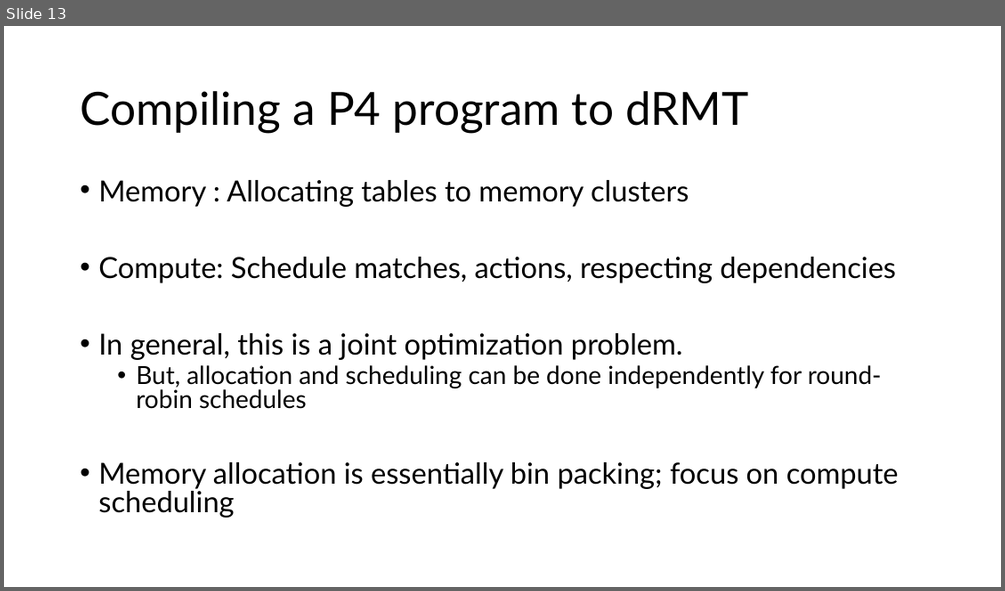
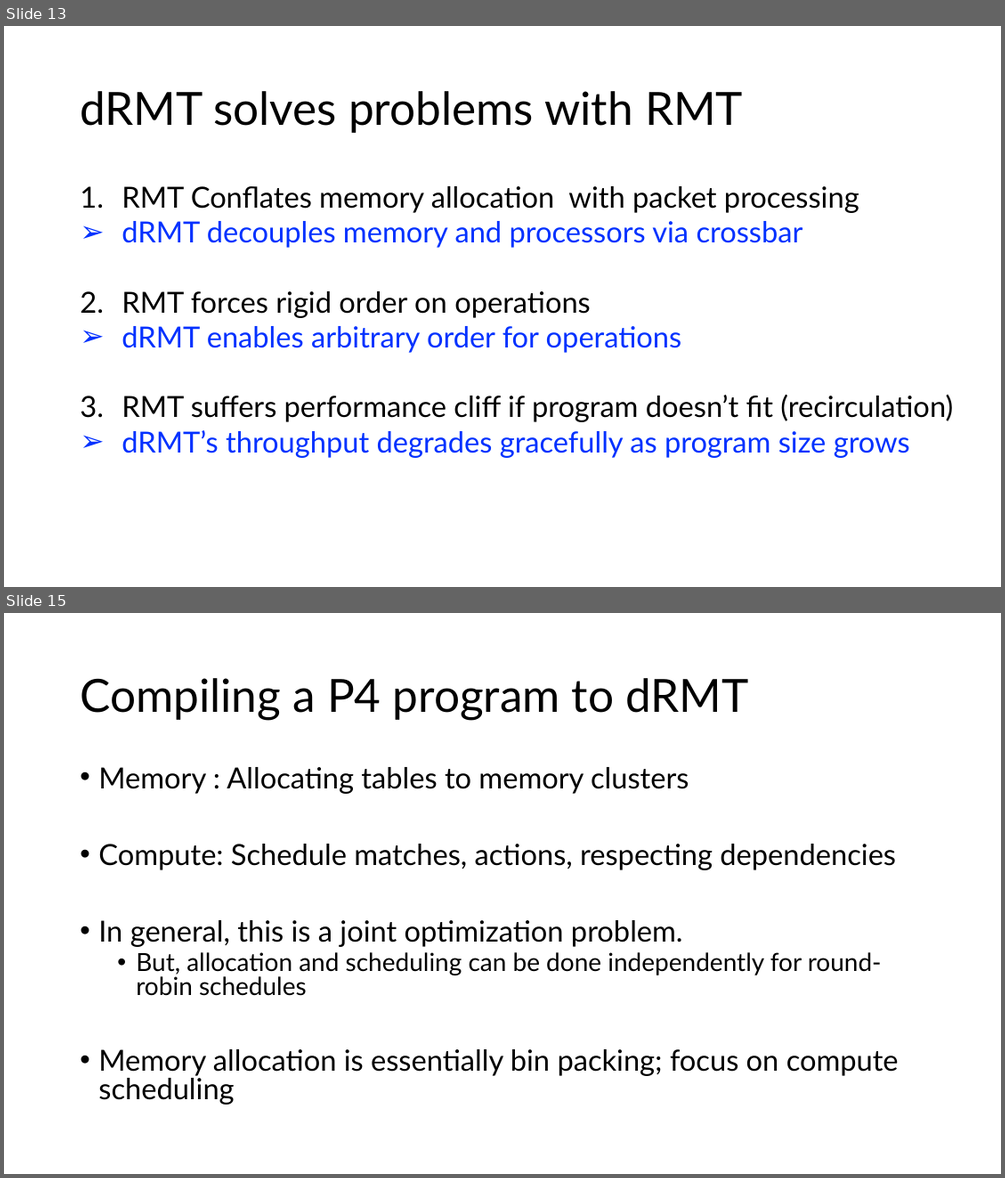
Before and after one commit to anirudhSK/drmt_talk, a slide deck: drmt.pptx. Shown one above the other, each under a label of ours: slide 13 before the commit, slides 13 and 15 after it; the slides between them are not shown. The pictures are 1005x591 and 1005x1178 pixels, drawn with LibreOffice and Linux fonts; fonts in the diff are those of the drawing. Boxes give left, top, right and bottom in pixels: in the first picture for what was removed or moved away, otherwise in the second. Text is boxed around its words. In the diff, an @@ line names an element or a change of style, - is before the commit and + after.

```diff
--- a/drmt.pptx
+++ b/drmt.pptx
@@ slide 13 added at (4,26,1001,587), background #FFFFFF @@
@@ title added at (80,91,743,133), 44 pt, text #000000 @@
+dRMT solves problems with RMT
@@ text added at (121,186,953,458), 28 pt, text #000000 @@
+1. RMT Conflates memory allocation with packet processing
+➢ dRMT decouples memory and processors via crossbar
+2. RMT forces rigid order on operations
+➢ dRMT enables arbitrary order for operations
+3. RMT suffers performance cliff if program doesn’t fit (recirculation)
+➢ dRMT’s throughput degrades gracefully as program size grows
@@ what was slide 13 is now slide 15 @@
```
Also in this commit, not shown: 5 slides changed, 6 other slides added, 5 slides removed.
